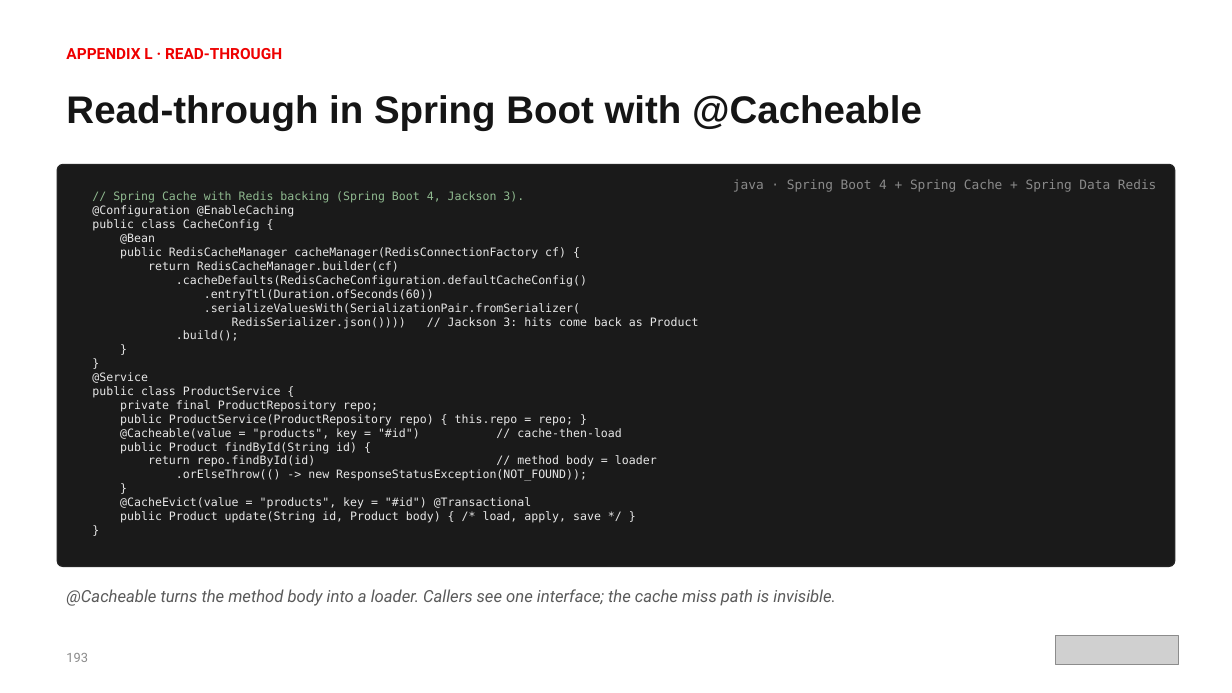
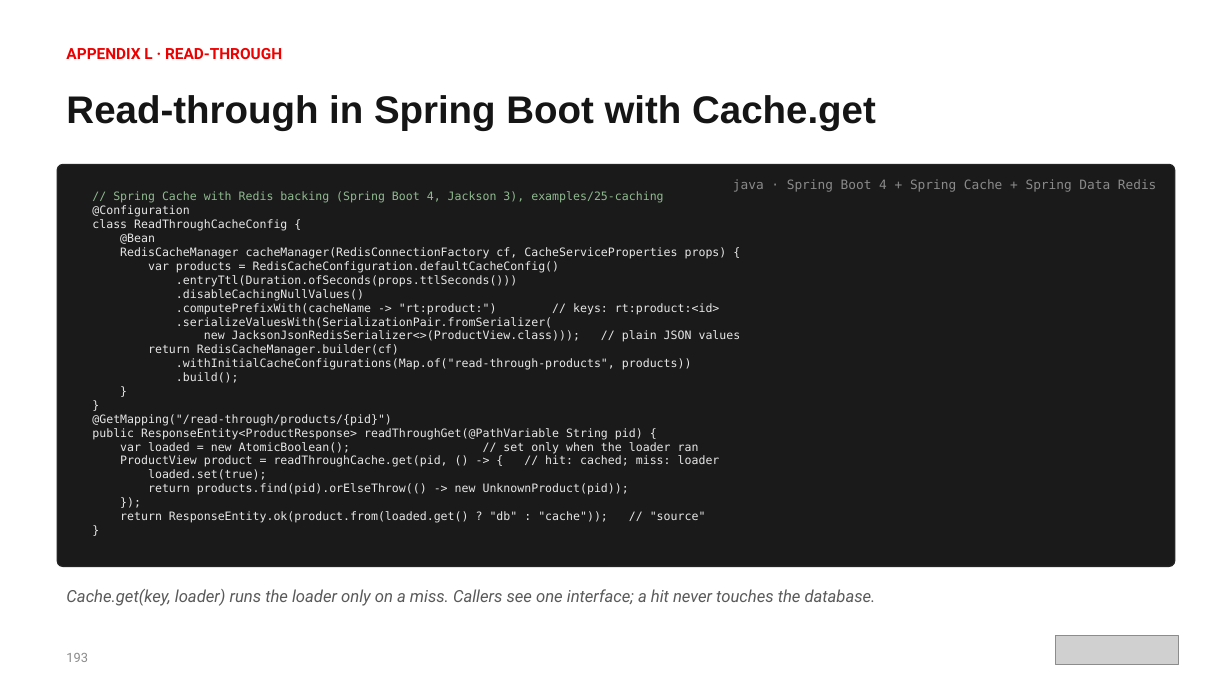
Before and after one commit to patterncatalyst/cloud-native-design-patterns, a slide deck: slide 219 of lgtm-presentation/Designing-Cloud-Native-APIs-Spring.pptx. Drawn at 1232x693 pixels with LibreOffice and Linux fonts; fonts in the diff are those of the drawing; grey boxes stand for pictures. Boxes give left, top, right and bottom in pixels: in the first picture for what was removed or moved away, otherwise in the second. Text is boxed around its words. In the diff, an @@ line names an element or a change of style, - is before the commit and + after.

Commit message:
docs(deck): Spring deck follows the idiomatic examples (S13)

```diff
--- a/lgtm-presentation/Designing-Cloud-Native-APIs-Spring.pptx
+++ b/lgtm-presentation/Designing-Cloud-Native-APIs-Spring.pptx
@@ text at <box>66,95,876,130</box>: text changed @@
-Read-through in Spring Boot with @Cacheable
+Read-through in Spring Boot with Cache.get
@@ text at <box>92,191,663,231</box>: text changed @@
-// Spring Cache with Redis backing (Spring Boot 4, Jackson 3).
-@Configuration @EnableCaching
-public class CacheConfig {
+// Spring Cache with Redis backing (Spring Boot 4, Jackson 3), examples/25-caching
+@Configuration
+class ReadThroughCacheConfig {
@@ text at <box>120,247,741,342</box>: text changed @@
-public RedisCacheManager cacheManager(RedisConnectionFactory cf) {
+RedisCacheManager cacheManager(RedisConnectionFactory cf, CacheServiceProperties props) {
+var products = RedisCacheConfiguration.defaultCacheConfig()
+.entryTtl(Duration.ofSeconds(props.ttlSeconds()))
+.disableCachingNullValues()
+.computePrefixWith(cacheName -> "rt:product:") // keys: rt:product:<id>
+.serializeValuesWith(SerializationPair.fromSerializer(
+new JacksonJsonRedisSerializer<>(ProductView.class))); // plain JSON values
@@ text at <box>176,358,692,370</box>: text changed @@
-.cacheDefaults(RedisCacheConfiguration.defaultCacheConfig()
-.entryTtl(Duration.ofSeconds(60))
-.serializeValuesWith(SerializationPair.fromSerializer(
-RedisSerializer.json()))) // Jackson 3: hits come back as Product
+.withInitialCacheConfigurations(Map.of("read-through-products", products))
@@ text at <box>92,414,720,523</box>: text changed @@
-@Service
-public class ProductService {
-private final ProductRepository repo;
-public ProductService(ProductRepository repo) { this.repo = repo; }
-@Cacheable(value = "products", key = "#id") // cache-then-load
-public Product findById(String id) {
-return repo.findById(id) // method body = loader
-.orElseThrow(() -> new ResponseStatusException(NOT_FOUND));
+@GetMapping("/read-through/products/{pid}")
+public ResponseEntity<ProductResponse> readThroughGet(@PathVariable String pid) {
+var loaded = new AtomicBoolean(); // set only when the loader ran
+ProductView product = readThroughCache.get(pid, () -> { // hit: cached; miss: loader
+loaded.set(true);
+return products.find(pid).orElseThrow(() -> new UnknownProduct(pid));
+});
+return ResponseEntity.ok(product.from(loaded.get() ? "db" : "cache")); // "source"
@@ text at <box>120,497,601,523</box>: paragraphs removed @@
-@CacheEvict(value = "products", key = "#id") @Transactional
-public Product update(String id, Product body) { /* load, apply, save */ }
-}
@@ text at <box>66,589,876,606</box>: text changed @@
-@Cacheable turns the method body into a loader. Callers see one interface; the cache miss path is invisible.
+Cache.get(key, loader) runs the loader only on a miss. Callers see one interface; a hit never touches the database.
```
Also in this commit, not shown: 8 other slides changed, 2 other files.
